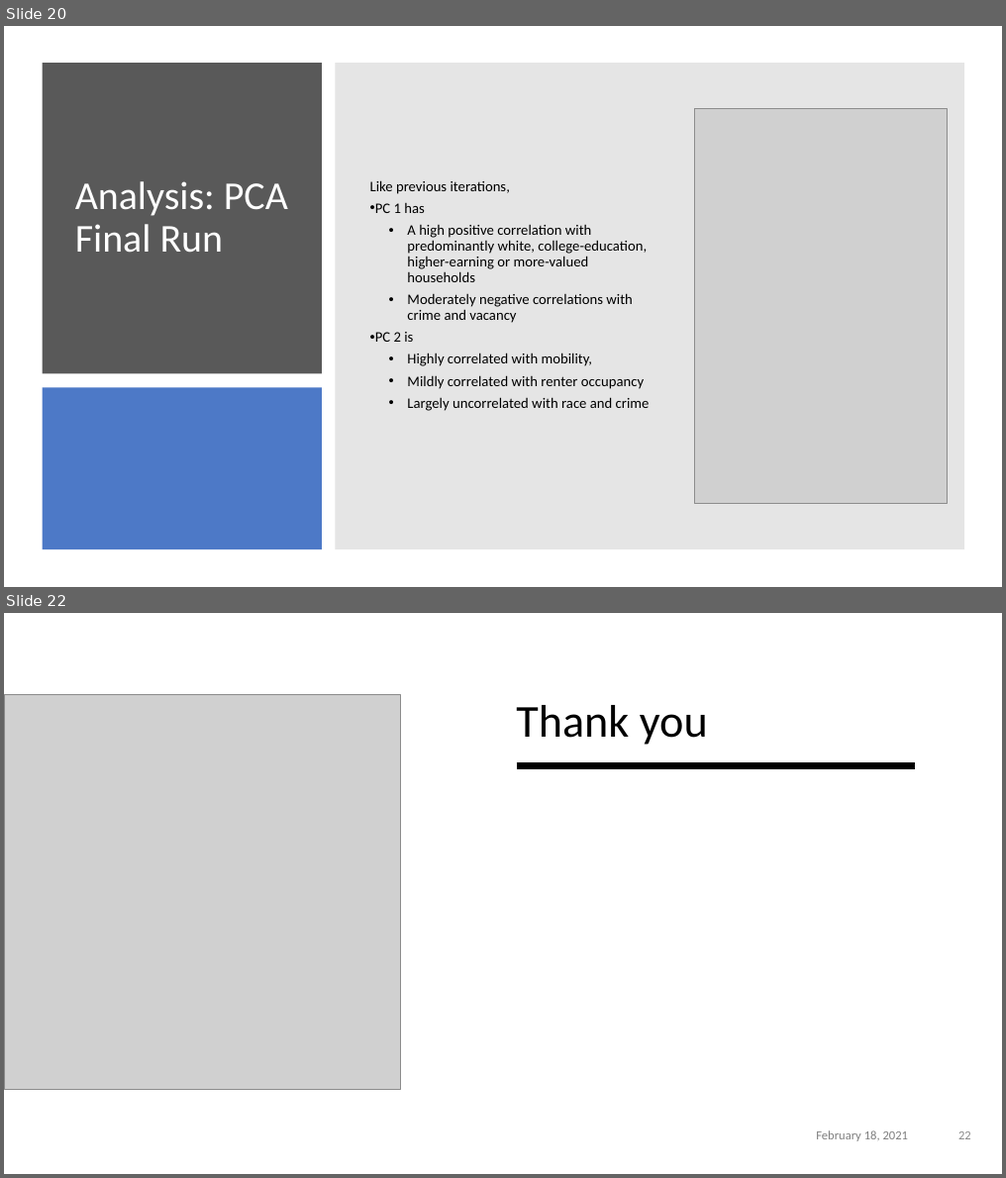
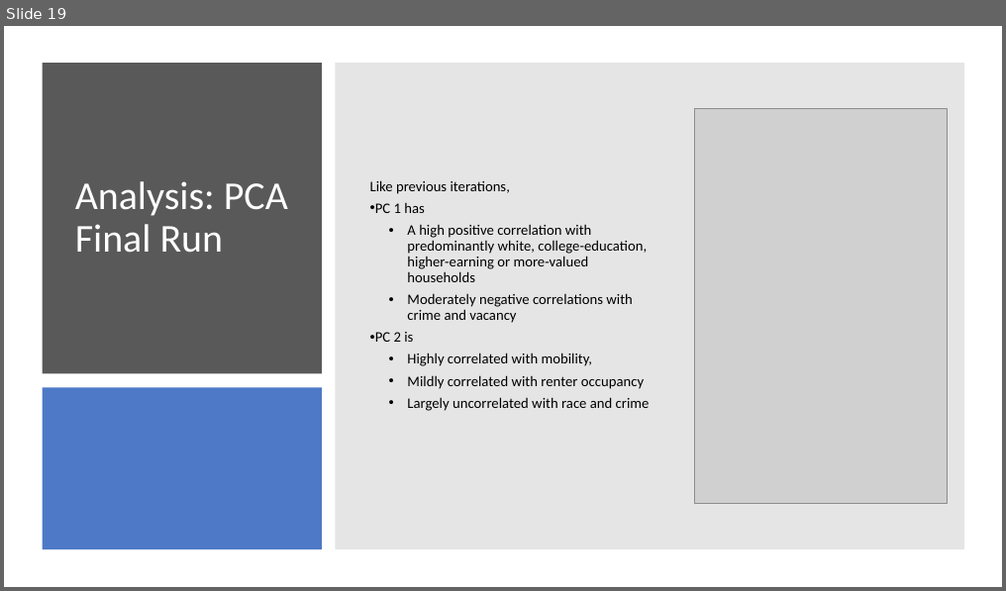
Before and after one commit to AlexSchaefferEdu/GP1, a slide deck: Project 2 Presentation.pptx. Shown one above the other, each under a label of ours: slides 20 and 22 before the commit, slide 19 after it; the slides between them are not shown. The pictures are 1006x1178 and 1006x591 pixels, drawn with LibreOffice and Linux fonts; fonts in the diff are those of the drawing; grey boxes stand for pictures. Boxes give left, top, right and bottom in pixels: in the first picture for what was removed or moved away, otherwise in the second. Text is boxed around its words. In the diff, an @@ line names an element or a change of style, - is before the commit and + after.

```diff
--- a/Project 2 Presentation.pptx
+++ b/Project 2 Presentation.pptx
@@ slide 22 removed at [4, 613, 1002, 1174], background #FFFFFF @@
@@ picture removed at [4, 694, 400, 1090] @@
@@ title removed at [516, 705, 708, 745] @@
-Thank you
@@ line removed from (517, 765) to (916, 765) @@
@@ text removed at [816, 1131, 909, 1142] @@
-February 18, 2021
@@ page number removed at [958, 1132, 971, 1140] @@
-22
@@ what was slide 20 is now slide 19 @@
```
Also in this commit, not shown: 7 slides changed, 1 slide added, 2 other slides removed, 3 other files.
